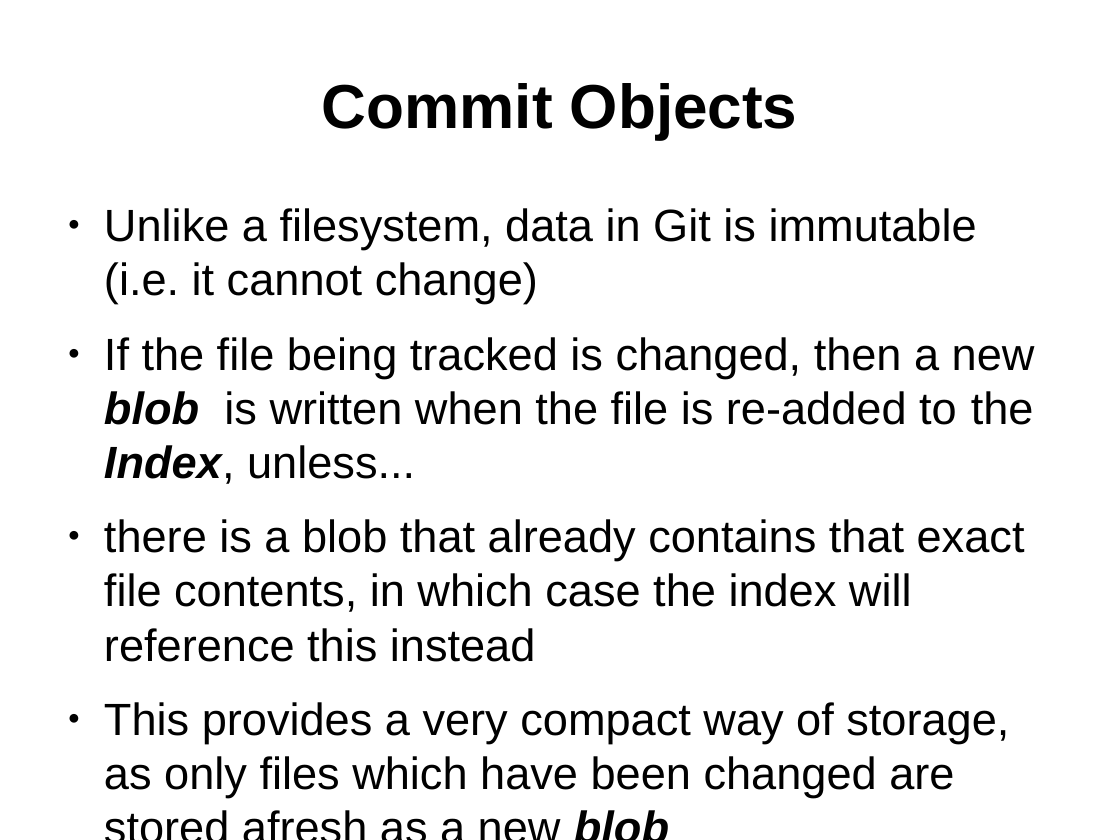
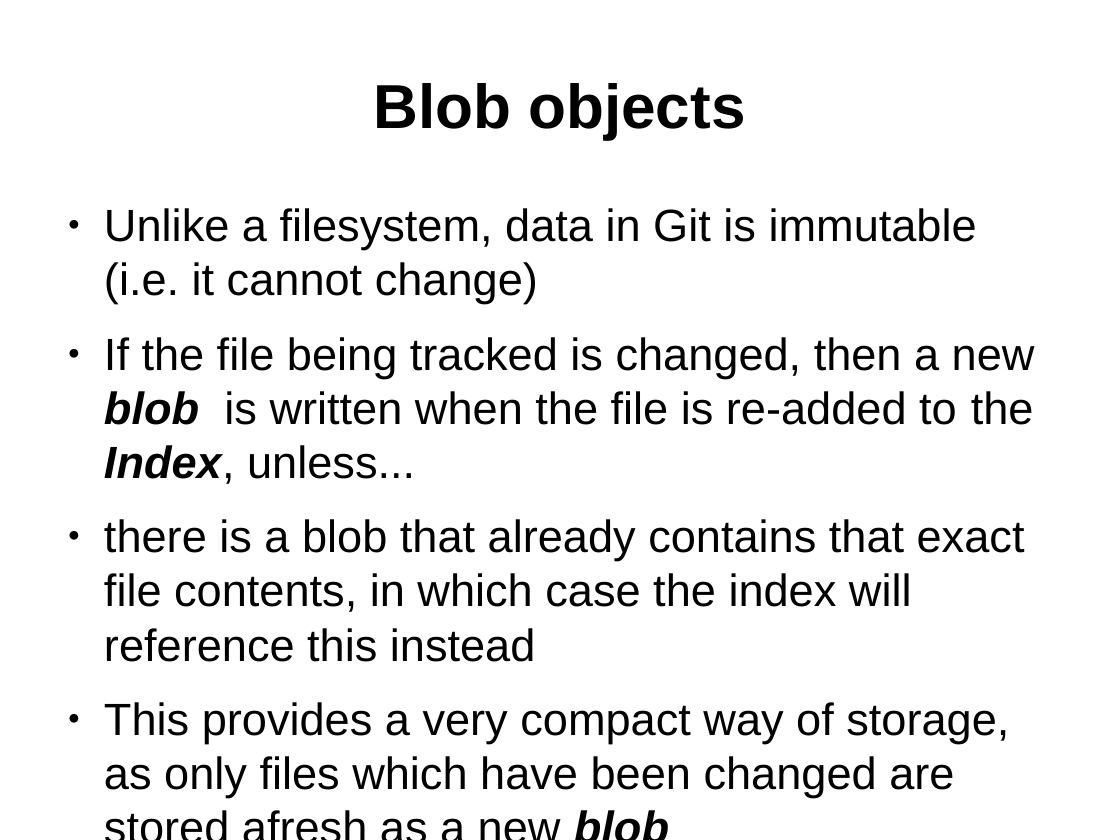
Before and after one commit to ifpingram/soslug, a slide deck: slide 13 of Understanding_Git_and_using_Github.odp (slide 15 before the commit). Drawn at 1120x840 pixels with LibreOffice and Linux fonts; fonts in the diff are those of the drawing. Boxes give left, top, right and bottom in pixels: in the first picture for what was removed or moved away, otherwise in the second. Text is boxed around its words. In the diff, an @@ line names an element or a change of style, - is before the commit and + after.

Commit message:
Added slides for objects + branches

```diff
--- a/Understanding_Git_and_using_Github.odp
+++ b/Understanding_Git_and_using_Github.odp
@@ title at (373, 83, 745, 139): text changed @@
-Commit Objects
+Blob objects
```
Also in this commit, not shown: 5 other slides changed, 6 slides added.
